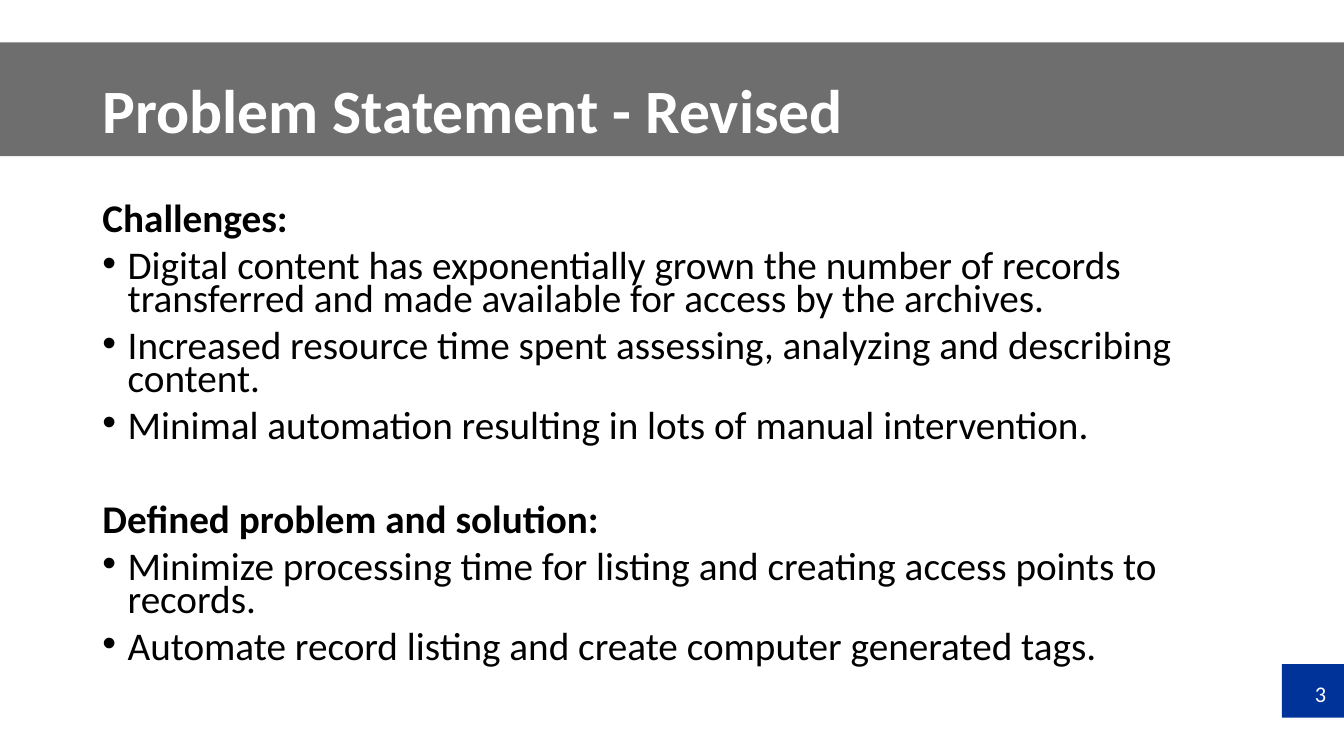
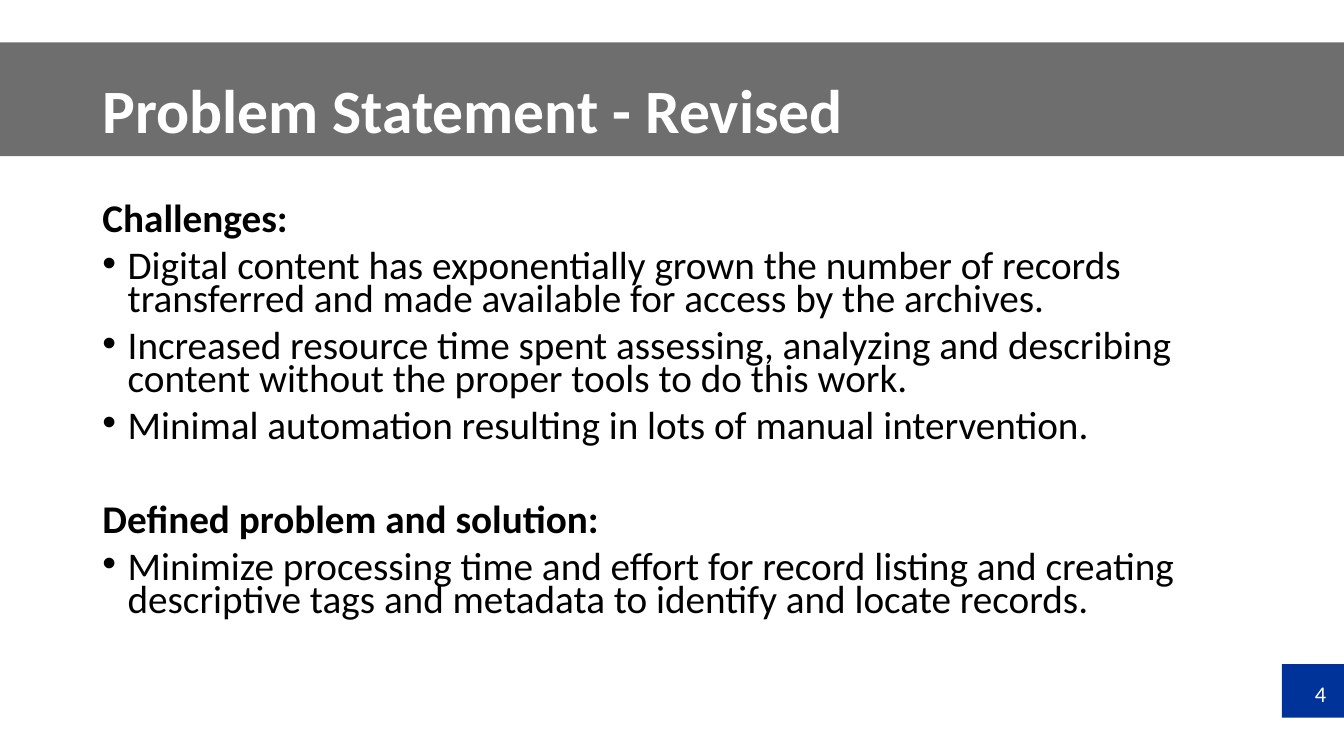
Before and after one commit to shaikh-rashid/ops-hackathon, a slide deck: slide 4 of presentations/AI Hackathon_Archives of Ontario.pptx (slide 3 before the commit). Drawn at 1344x756 pixels with LibreOffice and Linux fonts; fonts in the diff are those of the drawing; background and template pictures are left out. Boxes give left, top, right and bottom in pixels: in the first picture for what was removed or moved away, otherwise in the second. Text is boxed around its words. In the diff, an @@ line names an element or a change of style, - is before the commit and + after.

```diff
--- a/presentations/AI Hackathon_Archives of Ontario.pptx
+++ b/presentations/AI Hackathon_Archives of Ontario.pptx
@@ text at [128, 331, 1171, 399]: text changed @@
-• Increased resource time spent assessing, analyzing and describing content.
+• Increased resource time spent assessing, analyzing and describing content without the proper tools to do this work.
@@ text at [128, 552, 1174, 620]: text changed @@
-• Minimize processing time for listing and creating access points to records.
-• Automate record listing and create computer generated tags.
+• Minimize processing time and effort for record listing and creating descriptive tags and metadata to identify and locate records.
@@ page number at [1315, 687, 1326, 702]: text changed @@
-3
+4
```
Also in this commit, not shown: 5 other slides changed, 3 slides added, 1 slide removed.
